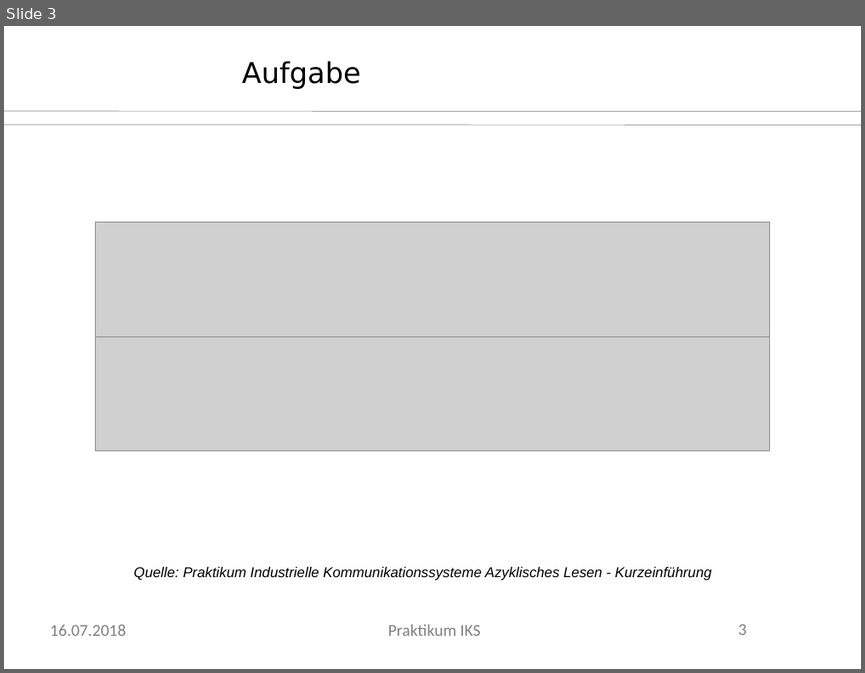
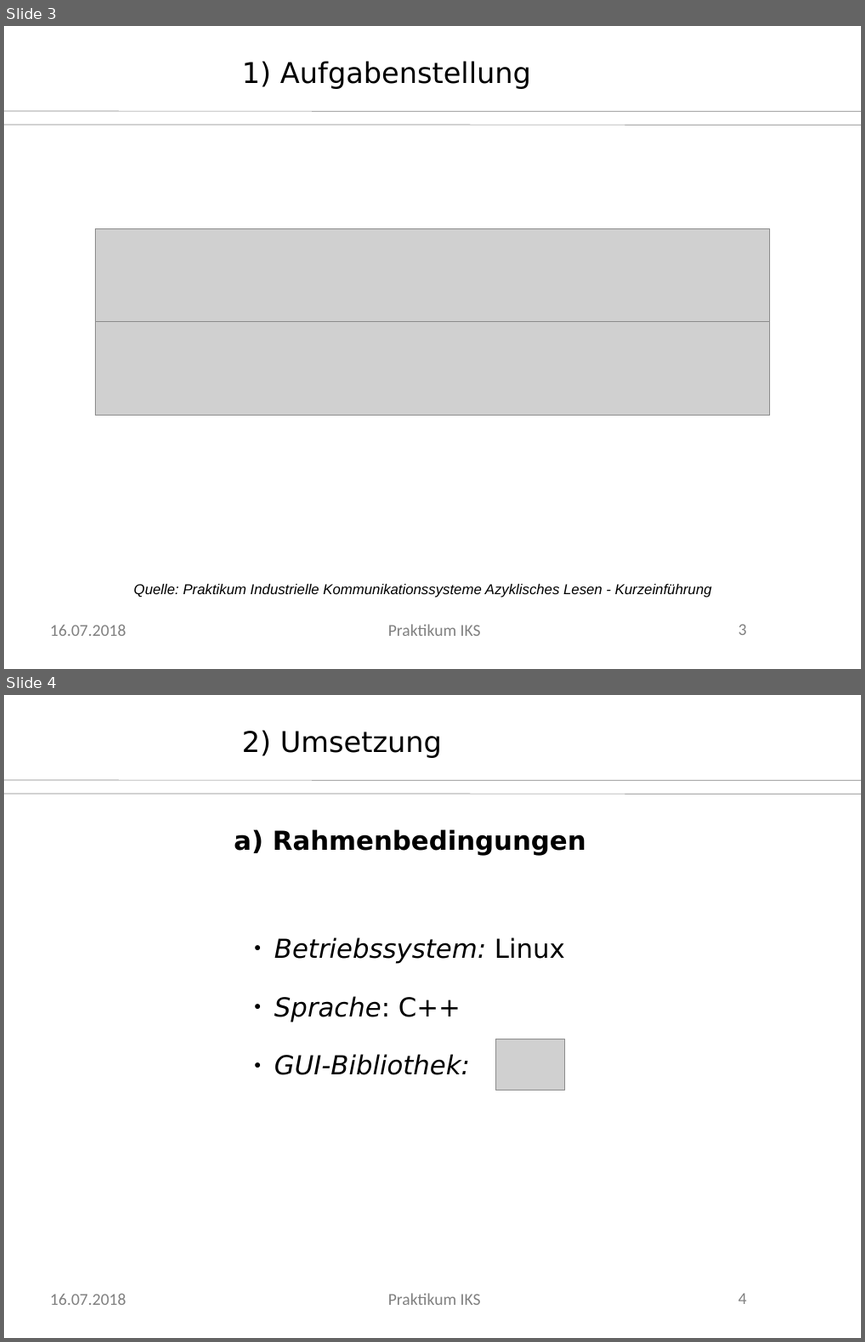
Before and after one commit to axelwogawa/PROFIBus-Profis, a slide deck: presentation/praesi.odp. Shown one above the other, each under a label of ours: slide 3 before the commit, slides 3 and 4 after it. The pictures are 865x673 and 865x1342 pixels, drawn with LibreOffice and Linux fonts; fonts in the diff are those of the drawing; grey boxes stand for pictures; background and template pictures are left out. Boxes give left, top, right and bottom in pixels: in the first picture for what was removed or moved away, otherwise in the second. Text is boxed around its words. In the diff, an @@ line names an element or a change of style, - is before the commit and + after.

```diff
--- a/presentation/praesi.odp
+++ b/presentation/praesi.odp
@@ slide 4 added at (4, 695, 861, 1338), background #FFFFFF; not listed: 5 template elements that a slide beside it also shows @@
@@ text added at (242, 730, 442, 758), 24 pt, text #000000 @@
+2) Umsetzung
@@ text added at (234, 829, 586, 1075), 22 pt, text #000000, italic @@
+a) Rahmenbedingungen
+  ● Betriebssystem: Linux
+  ● Sprache: C++
+  ● GUI-Bibliothek:
@@ picture added at (496, 1039, 565, 1090) @@
@@ slide 3 changed as well @@
@@ text removed at (242, 61, 361, 89) @@
-Aufgabe
@@ text added at (242, 61, 531, 89), 24 pt, text #000000 @@
+1) Aufgabenstellung
@@ picture: place and size @@
-picture at (95, 222, 769, 336)
+picture at (95, 228, 769, 322)
@@ picture: place and size @@
-picture at (95, 336, 769, 450)
+picture at (95, 322, 769, 415)
@@ text "Quelle: Praktikum Industrielle Kommunikationssysteme Azyklis ...": place and size @@
-text "Quelle: Praktikum Industrielle Kommunikationssysteme Azyklis ..." at (134, 567, 712, 580)
+text "Quelle: Praktikum Industrielle Kommunikationssysteme Azyklis ..." at (134, 584, 712, 597)
```
Also in this commit, not shown: 1 other slide changed, 3 other slides added, 2 slides removed, 5 other files.
